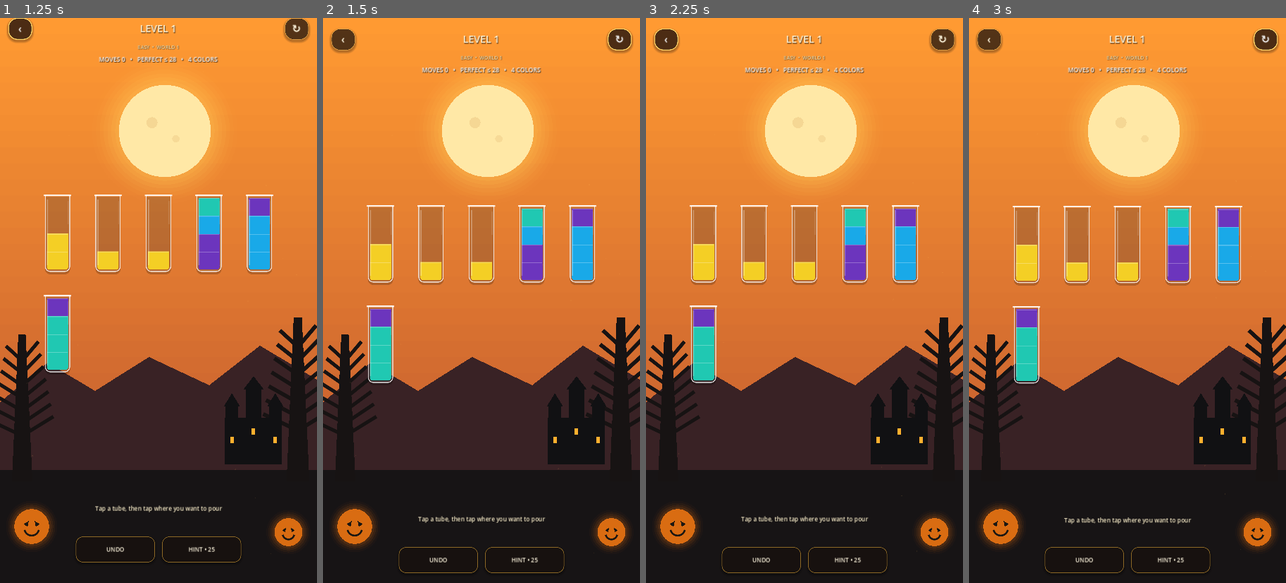
Above: before the commit, frames 1-4 (left to right).
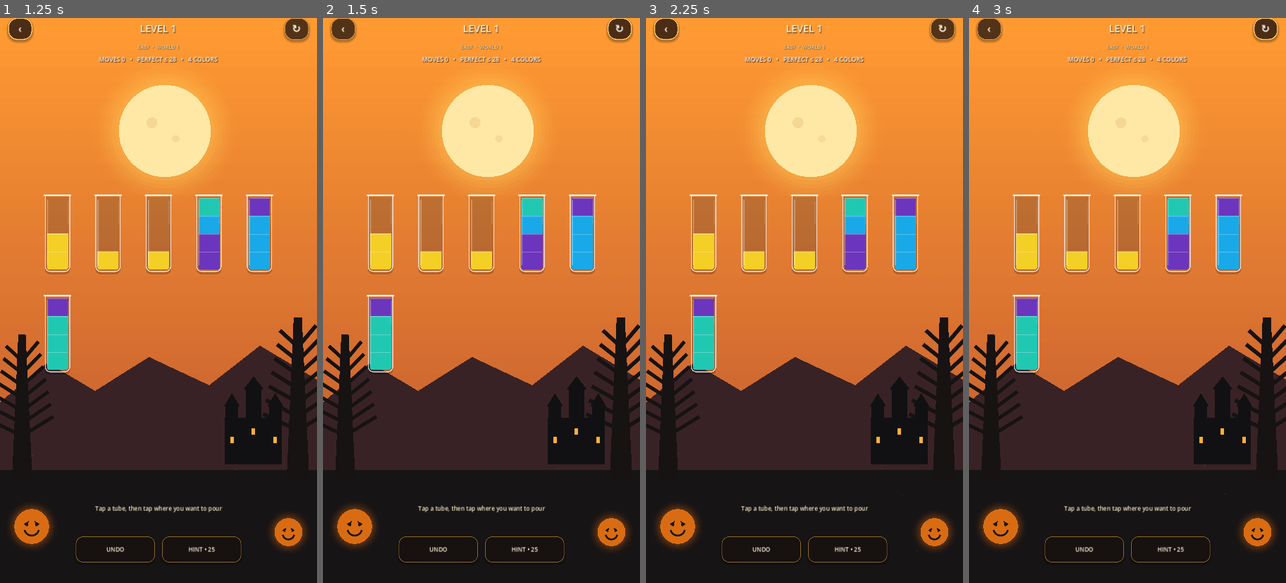
Above: after the commit, the same moments.

Repository: eghosa001/unjam
Game: Godot game, scene res://scenes/WaterSort.tscn
The game is run twice, just before and just after one commit, with the same random seed, the same clock (stepped at 60 frames per second) and the same inputs. This scene is started directly instead of the project's main scene.
Inputs:
- Up to frame 1 (1.25 s): click "‹" at 0.5 s
- Up to frame 2 (1.5 s): click "↻" at 1.25 s
- Up to frame 3 (2.25 s): click "‹" at 2 s
- Up to frame 4 (3 s): click "↻" at 2.75 s

Frame 1 is identical in both runs. In frame 2, 6.1% of the frame differs, in the area x 2-98%, y 0-99%; in frame 3, 6.1%; in frame 4, 6.3%.

Commit message:
Use reference-matched Water Sort motion

Diff:
--- a/scenes/WaterSort.tscn
+++ b/scenes/WaterSort.tscn
@@ -1,6 +1,6 @@
 [gd_scene load_steps=3 format=3]
 
-[ext_resource path="res://scripts/game/water_sort_reference.gd" type="Script" id="1"]
+[ext_resource path="res://scripts/game/water_sort_reference_motion.gd" type="Script" id="1"]
 [ext_resource path="res://scripts/ui/ui_touch_enhancer.gd" type="Script" id="2"]
 
 [node name="WaterSort" type="Control"]
